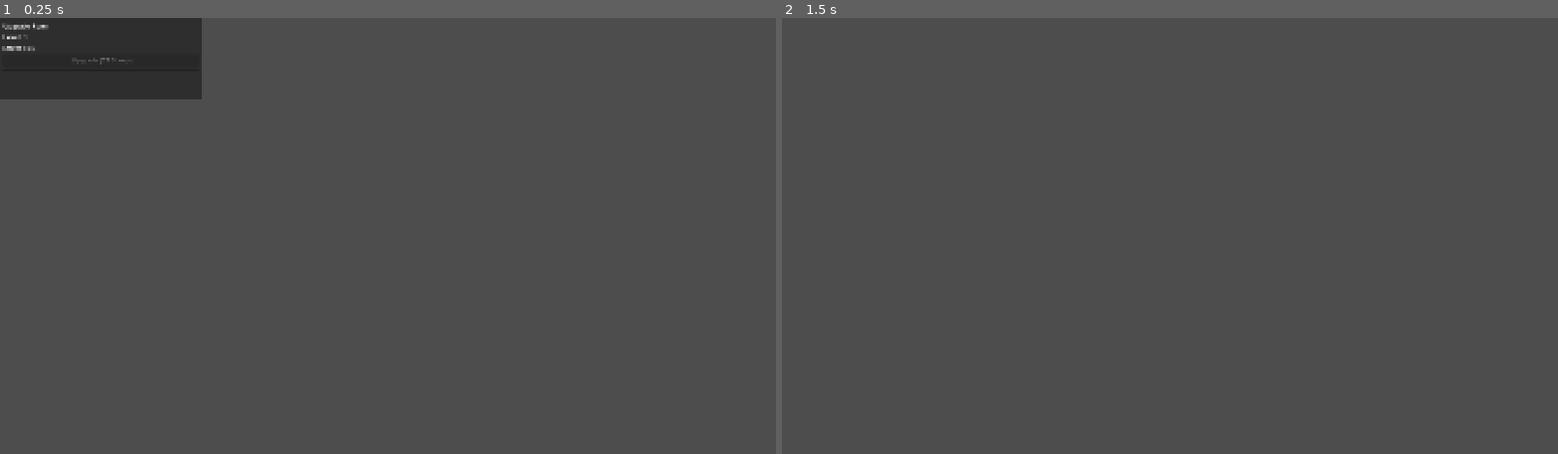
Above: before the commit, frames 1-2 (left to right).
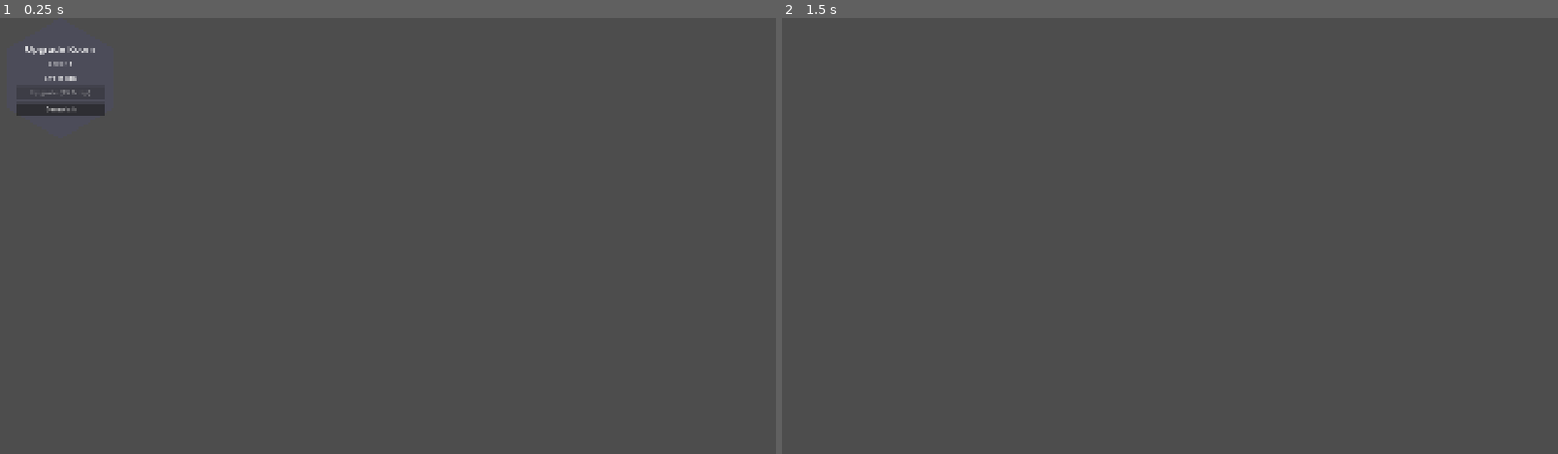
Above: after the commit, the same moments.

Repository: cyberstrgg/LitterBees
Game: Godot game, scene res://Scenes/UpgradeRooms/upgrade_room.tscn
Same seed, same stepped clock (60 frames per second), same inputs: the game is played once before the commit and once after it. This scene is started directly instead of the project's main scene.
Inputs (mouse positions are in pixels of both pictures, inside the frame that each line leads up to; where the layout moved, square brackets give the same spot in the first picture):
- Up to frame 1 (0.25 s): no input
- Up to frame 2 (1.5 s): click (844, 109) [882, 70] at 0.5 s; tap Enter at 1.25 s; move the mouse to (1340, 214) at 1.27 s; click (1340, 214) at 1.42 s

The runs differ from the first frame. In frame 1, 4.8% of the frame differs, in the area x 0-26%, y 0-23%; in frame 2, nothing differs.

Commit message:
shop is now a hex

Diff:
--- a/Scenes/UpgradeRooms/upgrade_room.tscn
+++ b/Scenes/UpgradeRooms/upgrade_room.tscn
@@ -1,32 +1,49 @@
-[gd_scene load_steps=2 format=3 uid="uid://ikdj38sp720t"]
+[gd_scene load_steps=3 format=3 uid="uid://ikdj38sp720t"]
 
 [ext_resource type="Script" uid="uid://cy672nwjno72q" path="res://Scripts/UpgradeRooms/base_upgrade_room.gd" id="1_w4h07"]
 
+[sub_resource type="StyleBoxEmpty" id="StyleBoxEmpty_lq8f5"]
+
 [node name="UpgradeRoom" type="PanelContainer"]
-custom_minimum_size = Vector2(500, 200)
+custom_minimum_size = Vector2(300, 300)
+theme_override_styles/panel = SubResource("StyleBoxEmpty_lq8f5")
 script = ExtResource("1_w4h07")
 
+[node name="Polygon2D" type="Polygon2D" parent="."]
+
 [node name="MarginContainer" type="MarginContainer" parent="."]
-layout_mode = 2
-theme_override_constants/margin_left = 8
-theme_override_constants/margin_top = 8
-theme_override_constants/margin_right = 8
-theme_override_constants/margin_bottom = 8
+layout_mode = 1
+anchors_preset = 15
 
-[node name="VBoxContainer" type="VBoxContainer" parent="MarginContainer"]
+[node name="CenterContainer" type="CenterContainer" parent="MarginContainer"]
 layout_mode = 2
 
-[node name="NameLabel" type="Label" parent="MarginContainer/VBoxContainer"]
+[node name="VBoxContainer" type="VBoxContainer" parent="MarginContainer/CenterContainer"]
+custom_minimum_size = Vector2(220, 0)
 layout_mode = 2
+theme_override_constants/separation = 10
 
-[node name="LevelLabel" type="Label" parent="MarginContainer/VBoxContainer"]
+[node name="NameLabel" type="Label" parent="MarginContainer/CenterContainer/VBoxContainer"]
 layout_mode = 2
+theme_override_font_sizes/font_size = 24
+text = "Room Name"
+horizontal_alignment = 1
 
-[node name="EffectLabel" type="Label" parent="MarginContainer/VBoxContainer"]
+[node name="LevelLabel" type="Label" parent="MarginContainer/CenterContainer/VBoxContainer"]
 layout_mode = 2
+text = "Level: X"
+horizontal_alignment = 1
 
-[node name="UpgradeButton" type="Button" parent="MarginContainer/VBoxContainer"]
+[node name="EffectLabel" type="Label" parent="MarginContainer/CenterContainer/VBoxContainer"]
 layout_mode = 2
+text = "Effect: TBD"
+autowrap_mode = 3
+horizontal_alignment = 1
 
-[node name="DemolishButton" type="Button" parent="MarginContainer/VBoxContainer"]
+[node name="UpgradeButton" type="Button" parent="MarginContainer/CenterContainer/VBoxContainer"]
 layout_mode = 2
+text = "Upgrade"
+
+[node name="DemolishButton" type="Button" parent="MarginContainer/CenterContainer/VBoxContainer"]
+layout_mode = 2
+text = "Demolish"
--- a/Scripts/UpgradeRooms/base_upgrade_room.gd
+++ b/Scripts/UpgradeRooms/base_upgrade_room.gd
@@ -16,13 +16,25 @@
 var total_scrap_invested: int = 0
 
 # --- Node References ---
-@onready var name_label: Label = $MarginContainer/VBoxContainer/NameLabel
-@onready var level_label: Label = $MarginContainer/VBoxContainer/LevelLabel
-@onready var effect_label: Label = $MarginContainer/VBoxContainer/EffectLabel
-@onready var upgrade_button: Button = $MarginContainer/VBoxContainer/UpgradeButton
-@onready var demolish_button: Button = $MarginContainer/VBoxContainer/DemolishButton
+@onready var name_label: Label = $MarginContainer/CenterContainer/VBoxContainer/NameLabel
+@onready var level_label: Label = $MarginContainer/CenterContainer/VBoxContainer/LevelLabel
+@onready var effect_label: Label = $MarginContainer/CenterContainer/VBoxContainer/EffectLabel
+@onready var upgrade_button: Button = $MarginContainer/CenterContainer/VBoxContainer/UpgradeButton
+@onready var demolish_button: Button = $MarginContainer/CenterContainer/VBoxContainer/DemolishButton
+@onready var polygon_2d: Polygon2D = $Polygon2D
 
 func _ready():
+    # Draw the hexagon background
+    var size = self.custom_minimum_size
+    var center = size / 2.0
+    var hexagon_points = PackedVector2Array()
+    for i in range(6):
+        var angle_deg = 60 * i + 30 # Pointy-top
+        var angle_rad = deg_to_rad(angle_deg)
+        hexagon_points.append(center + Vector2(center.x * cos(angle_rad), center.y * sin(angle_rad)))
+    polygon_2d.polygon = hexagon_points
+    polygon_2d.color = Color(0.3, 0.3, 0.35) # Base color for upgrade rooms
+
     # Connect button signals
     upgrade_button.pressed.connect(_on_upgrade_button_pressed)
     demolish_button.pressed.connect(_on_demolish_button_pressed)
